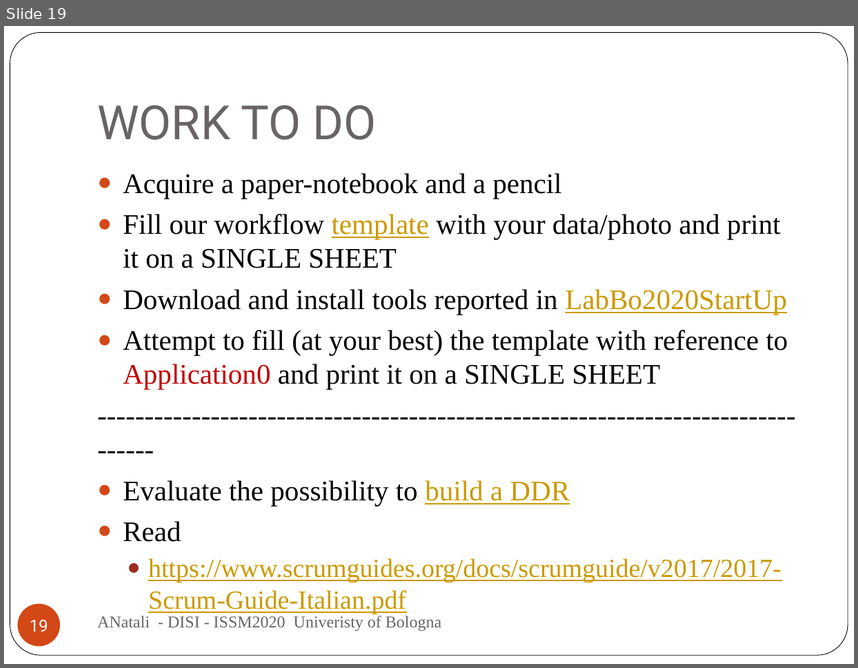
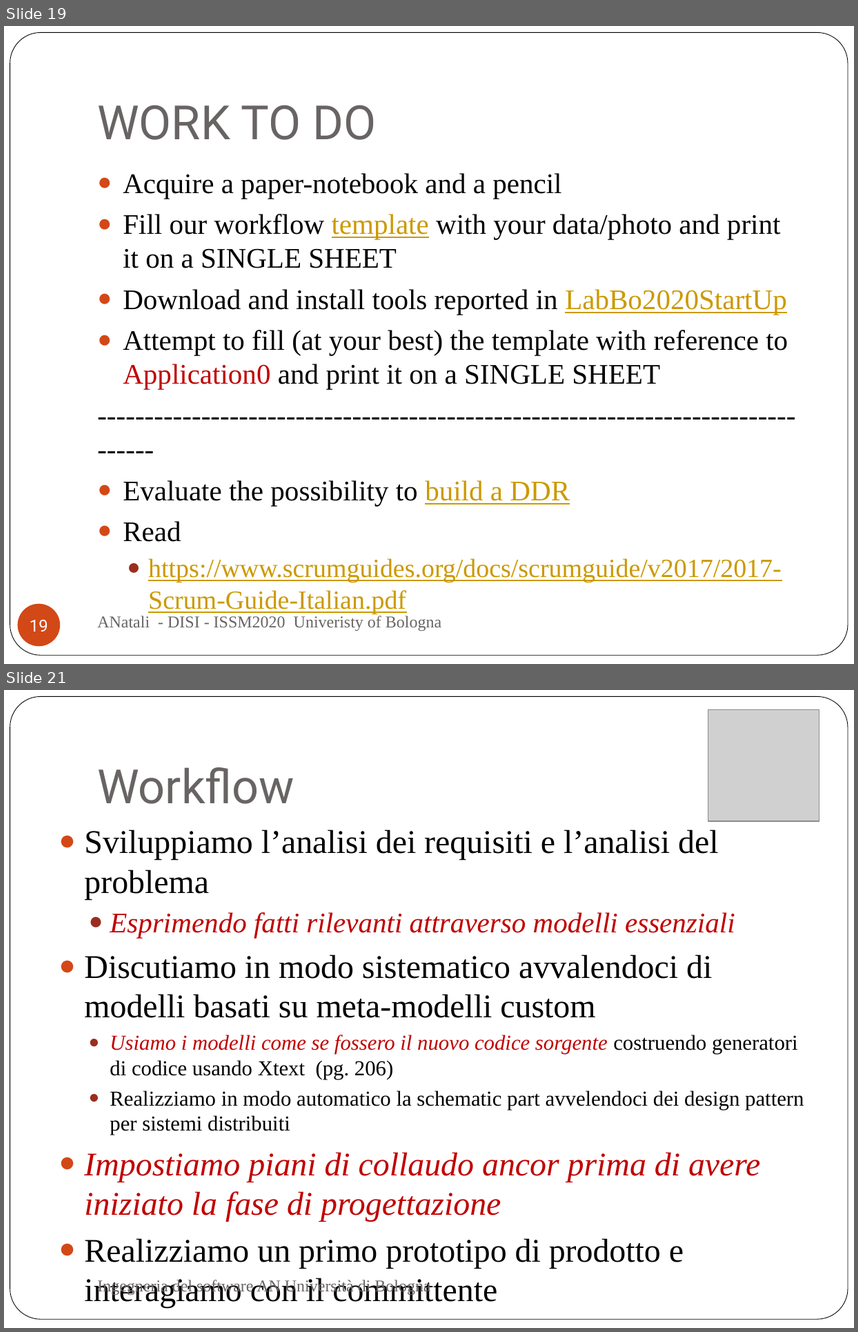
Before and after one commit to anatali/iss2020LabBo, a slide deck: it.unibo.issLabStart/userDocs/ISSM2020.pptx. Shown one above the other, each under a label of ours: slide 19 before the commit, slides 19 and 21 after it; the slides between them are not shown. The pictures are 858x668 and 858x1332 pixels, drawn with LibreOffice and Linux fonts; fonts in the diff are those of the drawing; grey boxes stand for pictures. Boxes give left, top, right and bottom in pixels: in the first picture for what was removed or moved away, otherwise in the second. Text is boxed around its words. In the diff, an @@ line names an element or a change of style, - is before the commit and + after.

```diff
--- a/it.unibo.issLabStart/userDocs/ISSM2020.pptx
+++ b/it.unibo.issLabStart/userDocs/ISSM2020.pptx
@@ slide 21 added at (4, 690, 854, 1328), background #FFFFFF; not listed: 1 template element that a slide beside it also shows @@
@@ picture added at (708, 709, 819, 821) @@
@@ title added at (97, 767, 294, 804), 40 pt, text #696464 @@
+Workflow
@@ text added at (84, 829, 804, 1308), 28 pt, text #000000 @@
+● Sviluppiamo l’analisi dei requisiti e l’analisi del problema
+  ● Esprimendo fatti rilevanti attraverso modelli essenziali
+● Discutiamo in modo sistematico avvalendoci di modelli basati su meta-modelli custom
+  ● Usiamo i modelli come se fossero il nuovo codice sorgente costruendo generatori di codice usando Xtext (pg. 206)
+  ● Realizziamo in modo automatico la schematic part avvelendoci dei design pattern per sistemi distribuiti
+● Impostiamo piani di collaudo ancor prima di avere iniziato la fase di progettazione
+● Realizziamo un primo prototipo di prodotto e interagiamo con il committente
@@ text added at (97, 1279, 430, 1296), 14 pt, text #696464 @@
+Ingegneria del software AN Università di Bologna
```
Also in this commit, not shown: 5 other slides added, 10 other files.
